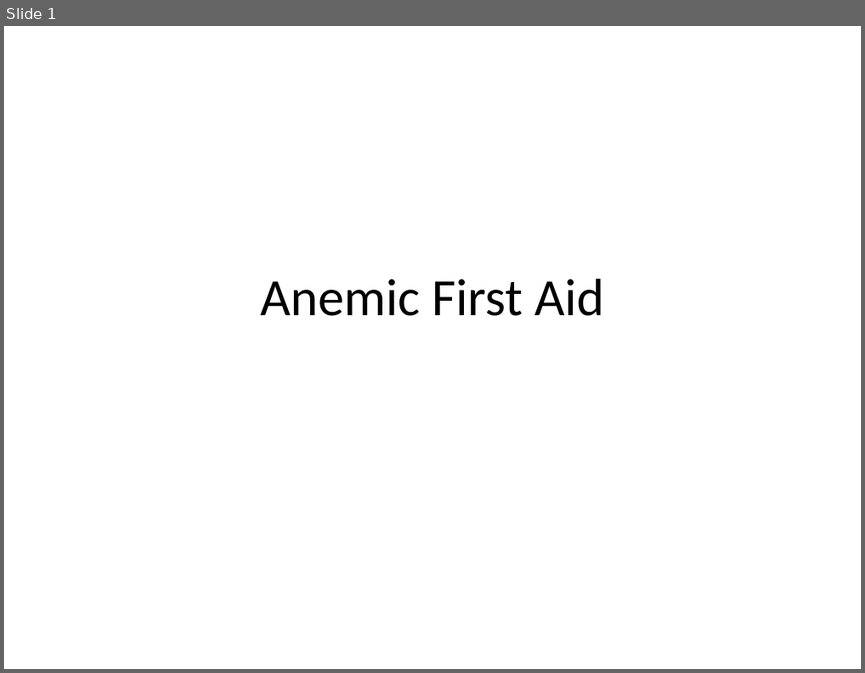
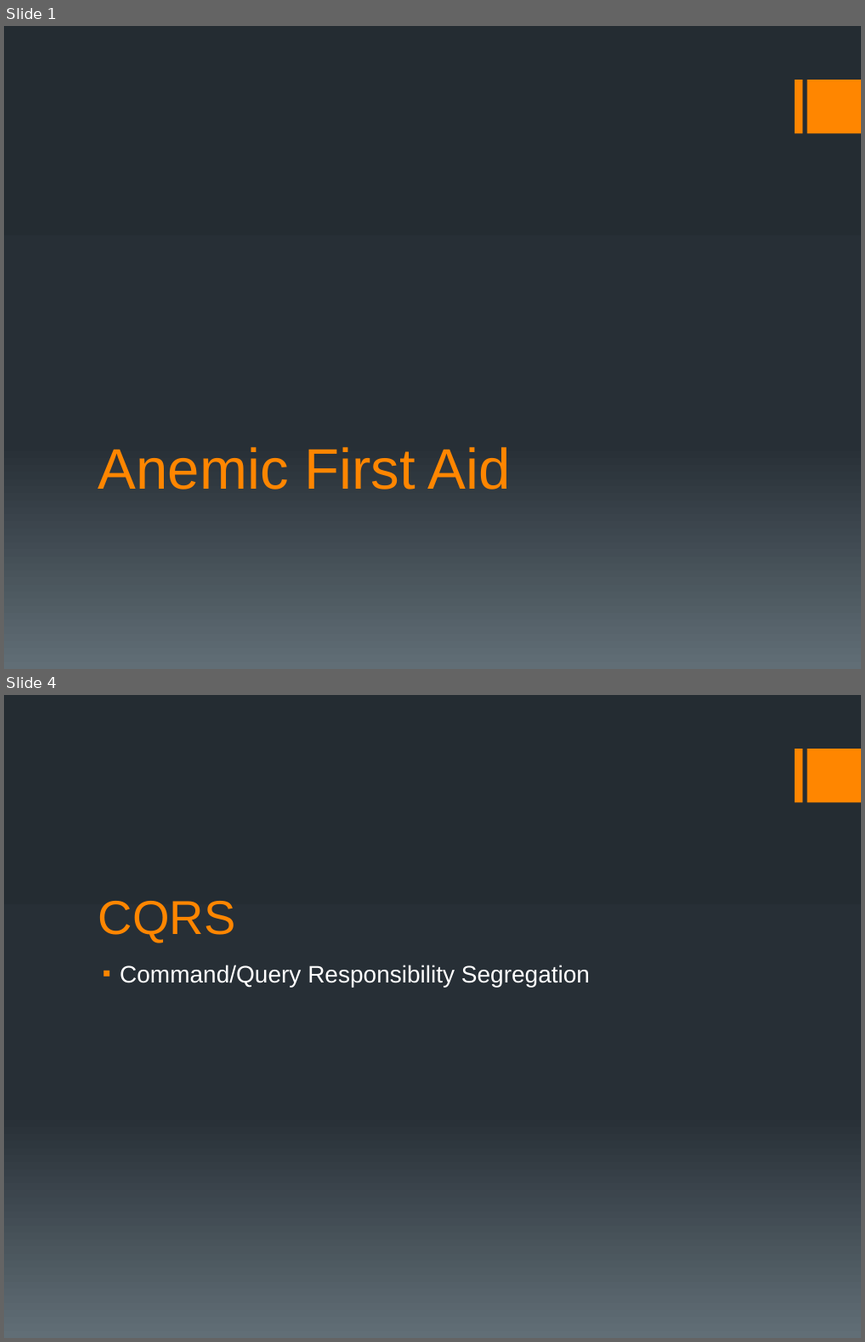
Before and after one commit to andlju/taskmaster, a slide deck: Presentation/Anemic First Aid.pptx. Shown one above the other, each under a label of ours: slide 1 before the commit, slides 1 and 4 after it; the slides between them are not shown. The pictures are 865x673 and 865x1342 pixels, drawn with LibreOffice and Linux fonts; fonts in the diff are those of the drawing. Boxes give left, top, right and bottom in pixels: in the first picture for what was removed or moved away, otherwise in the second. Text is boxed around its words. In the diff, an @@ line names an element or a change of style, - is before the commit and + after.

Commit message:
First commands

```diff
--- a/Presentation/Anemic First Aid.pptx
+++ b/Presentation/Anemic First Aid.pptx
@@ slide 4 added at (4,695,861,1338), background gradient #242C33 to #273037 to #636D76; not listed: 2 template elements that a slide beside it also shows @@
@@ title added at (98,901,236,942), 40 pt, text #FF8600 @@
+CQRS
@@ text added at (120,964,590,987), 20 pt, text #FFFFFF @@
+▪ Command/Query Responsibility Segregation
@@ slide 1 changed as well @@
@@ background #FFFFFF to gradient #242C33 to #273037 to #636D76 @@
@@ rectangle added at (794,80,801,134), fill #FF8600 @@
@@ rectangle added at (806,80,861,134), fill #FF8600 @@
@@ title "Anemic First Aid": place and size @@
-title "Anemic First Aid" at (260,278,604,316)
+title "Anemic First Aid" at (98,447,511,489)
@@ title "Anemic First Aid" at (98,447,511,489): size 44 to 48 pt, font Calibri to Arial, text colour #000000 to #FF8600; alignment centre to left; vertical alignment middle to bottom @@
```
Also in this commit, not shown: 5 other slides added, 51 other files.
